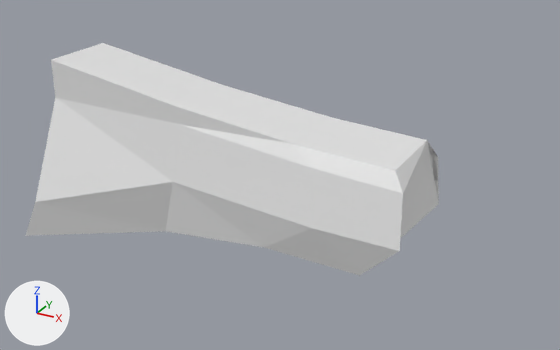
One commit to the OBJ model resources/enemy/RightUpArm.obj: the scene before it, then after it.
The view is the same before and after, from a camera (50 mm lens) standing at (1.142, -1.025, 3.278) and looking at (0.686, -0.197, 2.865). The lights are fixed; the arrows at lower left show +X, +Y and +Z. Where no turn or scale is listed for an object, it has been applied to the vertices.

Before the edit, the objects in view are built like this:
```python
me_立方体_001 = bpy.data.meshes.new('立方体.001')
me_立方体_001.from_pydata(...)  # 32 vertices, 60 faces; spans x 0.311..0.885, y -0.306..-0.131, z 2.728..2.987
ob_立方体_001 = bpy.data.objects.new('立方体.001', me_立方体_001)
ob_立方体_001.location = (0.0, 0.0, 0.0)
```
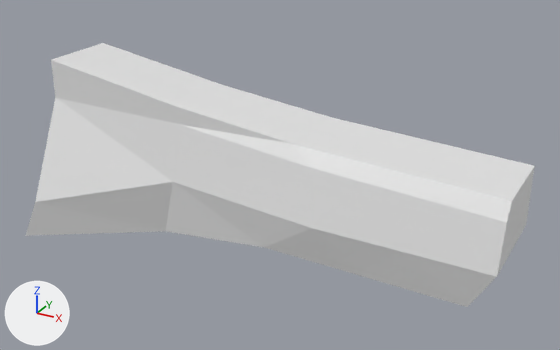
The newer file is also turned or shifted as a whole; pictures and numbers use the older file's frame.

Scene script edits in JSON lines:
```json
{"block": "me_立方体_001", "where": "# used by ob_立方体_001; location = (0.0, 0.0, 0.0)"}
{"op": "remove", "block": "me_立方体_001", "code": "me_立方体_001.from_pydata(...)  # 32 vertices, 60 faces; spans x 0.311..0.885, y -0.306..-0.131, z 2.728..2.987"}
{"op": "add", "block": "me_立方体_001", "code": "me_立方体_001.from_pydata(...)  # 40 vertices, 76 faces; spans x 0.311..0.996, y -0.306..-0.131, z 2.728..2.987"}
{"block": "me_立方体_001", "change": "me_立方体_001 part 1"}
{"block": "me_立方体_001", "change": "6 faces are deleted"}
{"block": "me_立方体_001", "change": "8 vertices are added at x 0.966..0.996, y -0.271..-0.131, z 2.782..2.917"}
{"block": "me_立方体_001", "change": "22 new faces join them"}
```

Location of each change, (x1, y1, x2, y2) in pixels of the pictures (560 x 350 px):
```json
{"object": "立方体.001", "change": "reshaped", "before": [26, 43, 439, 276], "after": [26, 43, 535, 307], "on screen": "23% wider, 13% taller"}
{"part": 1, "of": "me_立方体_001", "change": "built on", "before": [395, 141, 439, 239], "after": [360, 140, 535, 307]}
```
